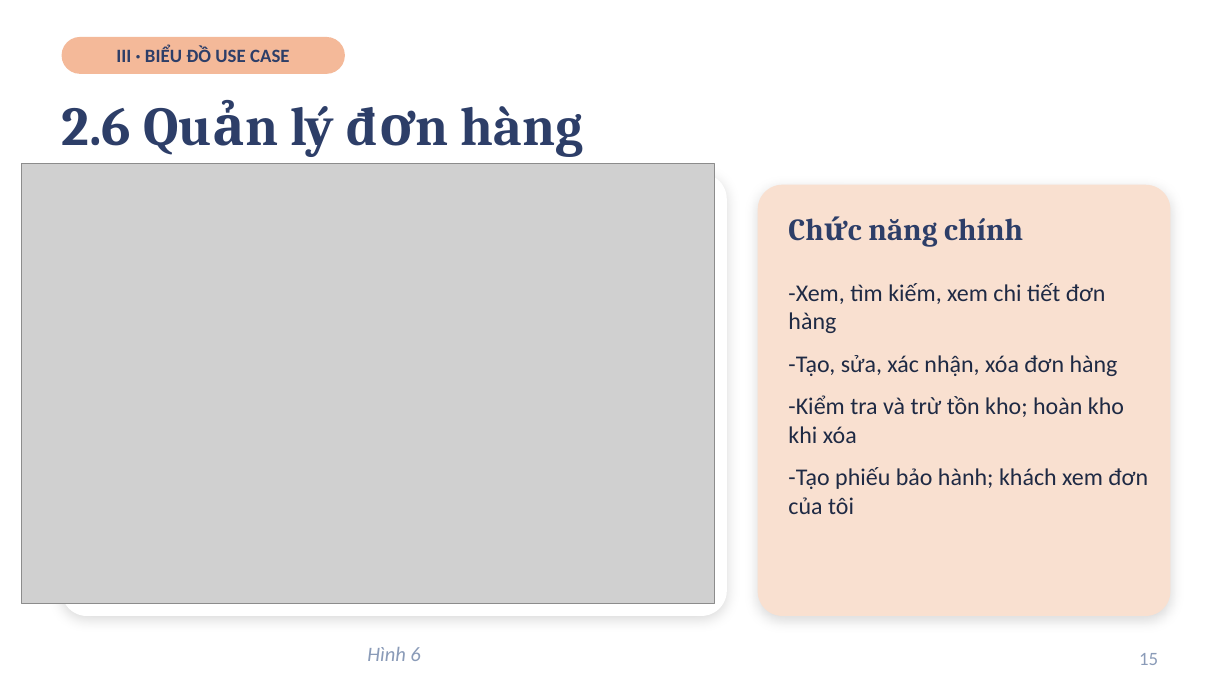
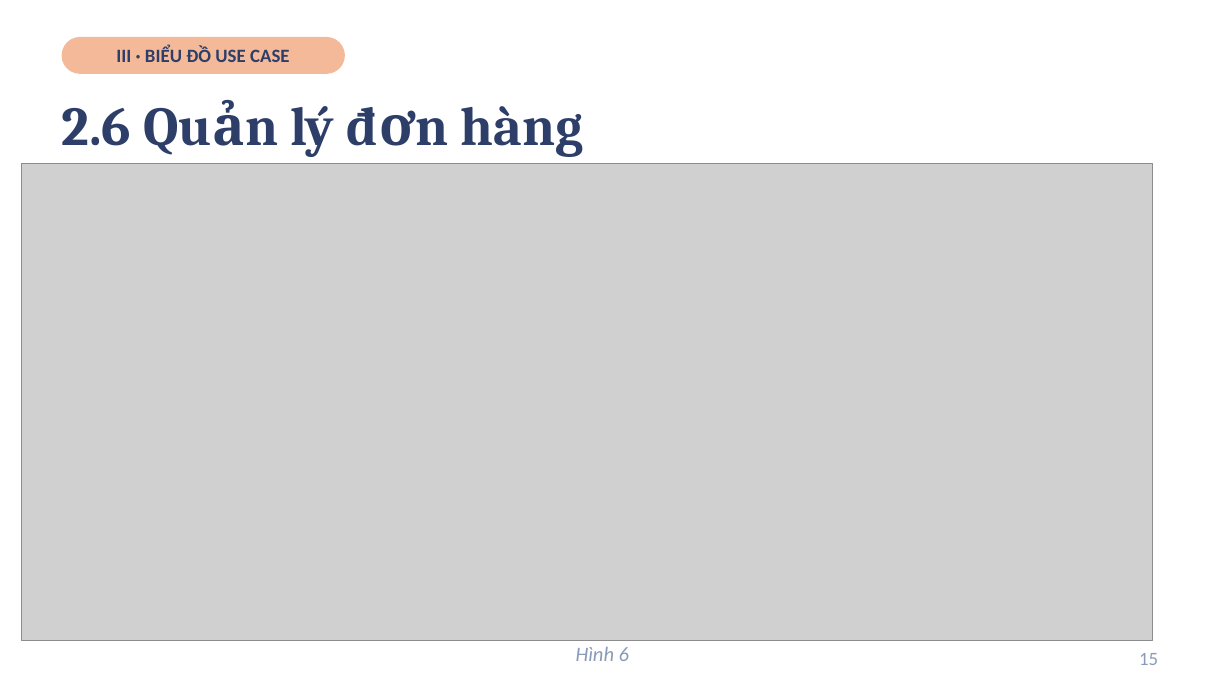
Before and after one commit to tqlong1003/SPS-System, a slide deck: slide 15 of Slide_Khoa_Luan.pptx. Drawn at 1232x693 pixels with LibreOffice and Linux fonts; fonts in the diff are those of the drawing; grey boxes stand for pictures. Boxes give left, top, right and bottom in pixels: in the first picture for what was removed or moved away, otherwise in the second. Text is boxed around its words. In the diff, an @@ line names an element or a change of style, - is before the commit and + after.

```diff
--- a/Slide_Khoa_Luan.pptx
+++ b/Slide_Khoa_Luan.pptx
@@ picture: place and size @@
-picture at bbox=[21, 164, 715, 604]
+picture at bbox=[21, 164, 1152, 641]
@@ rounded rectangle removed at bbox=[758, 185, 1170, 616] @@
@@ text removed at bbox=[868, 218, 1023, 247] @@
-Chức năng chính
@@ text removed at bbox=[788, 283, 1148, 514] @@
--Xem, tìm kiếm, xem chi tiết đơn hàng
--Tạo, sửa, xác nhận, xóa đơn hàng
--Kiểm tra và trừ tồn kho; hoàn kho khi xóa
--Tạo phiếu bảo hành; khách xem đơn của tôi
@@ text "Hình 6": place and size @@
-text "Hình 6" at bbox=[367, 647, 420, 661]
+text "Hình 6" at bbox=[576, 647, 629, 661]
```
Also in this commit, not shown: 12 other slides changed, 1 other file.
